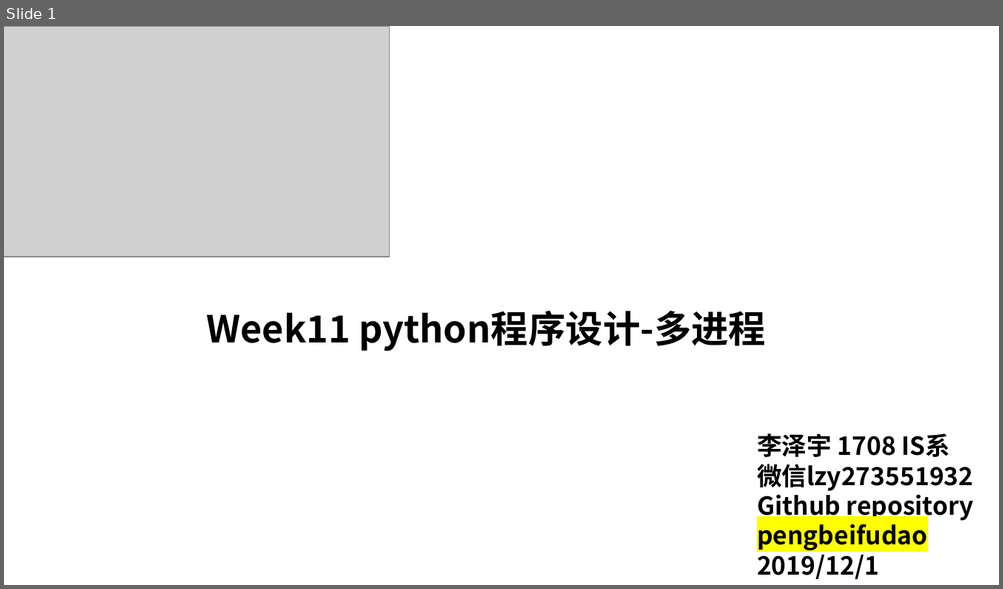
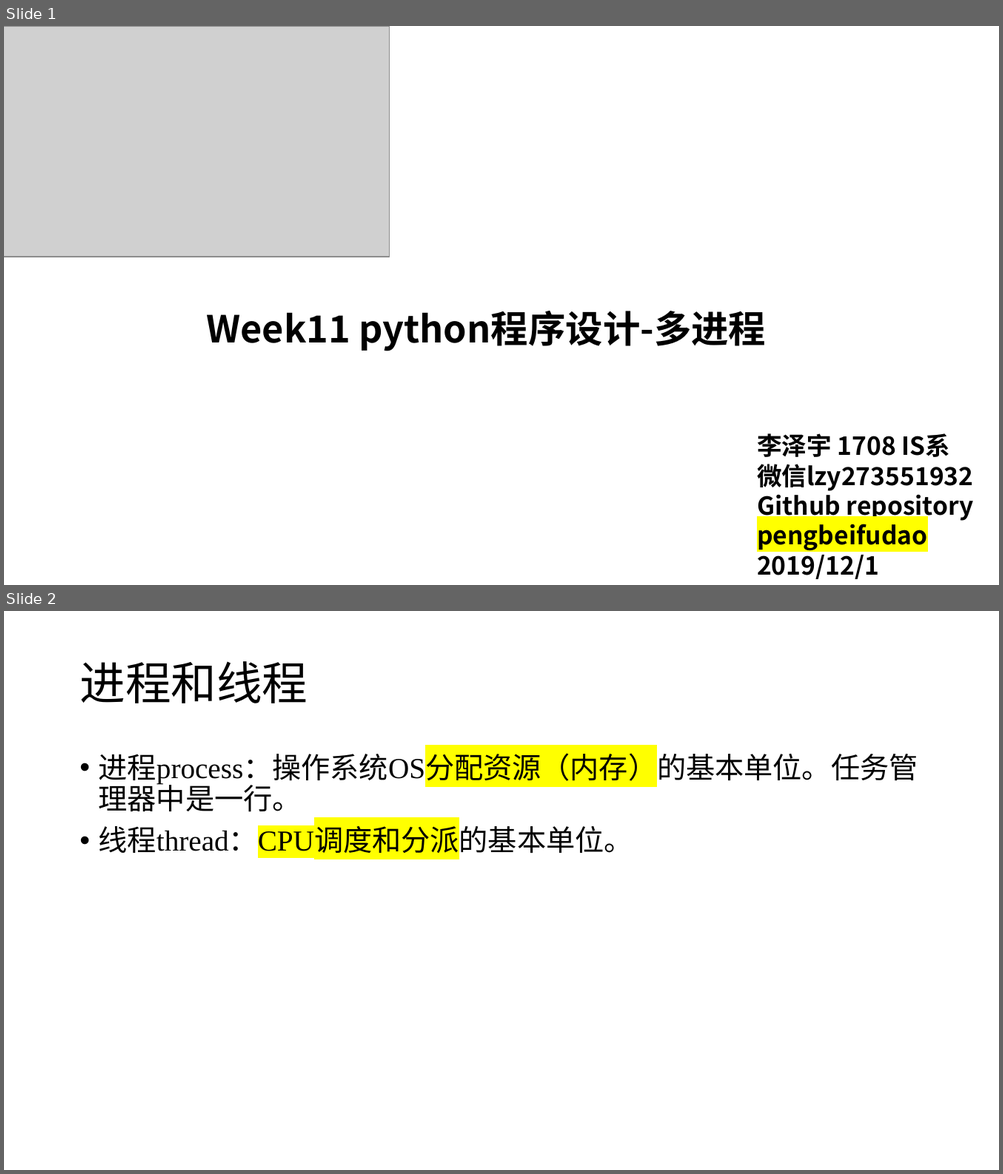
Before and after one commit to lizeyubuaa/pengbeifudao, a slide deck: week13/第十一周多进程.pptx. Shown one above the other, each under a label of ours: slide 1 before the commit, slides 1 and 2 after it. The pictures are 1003x589 and 1003x1174 pixels, drawn with LibreOffice and Linux fonts; fonts in the diff are those of the drawing; grey boxes stand for pictures. Boxes give left, top, right and bottom in pixels: in the first picture for what was removed or moved away, otherwise in the second. Text is boxed around its words. In the diff, an @@ line names an element or a change of style, - is before the commit and + after.

```diff
--- a/week13/第十一周多进程.pptx
+++ b/week13/第十一周多进程.pptx
@@ slide 2 added at (x1=4, y1=611, x2=999, y2=1170), background #FFFFFF @@
@@ title added at (x1=79, y1=661, x2=307, y2=703), 44 pt, text #000000 @@
+进程和线程
@@ text added at (x1=99, y1=749, x2=918, y2=859), 28 pt, text #000000 @@
+• 进程process：操作系统OS分配资源（内存）的基本单位。任务管理器中是一行。
+• 线程thread：CPU调度和分派的基本单位。
```
Also in this commit, not shown: 15 slides changed, 2 other slides added, 14 other files.
